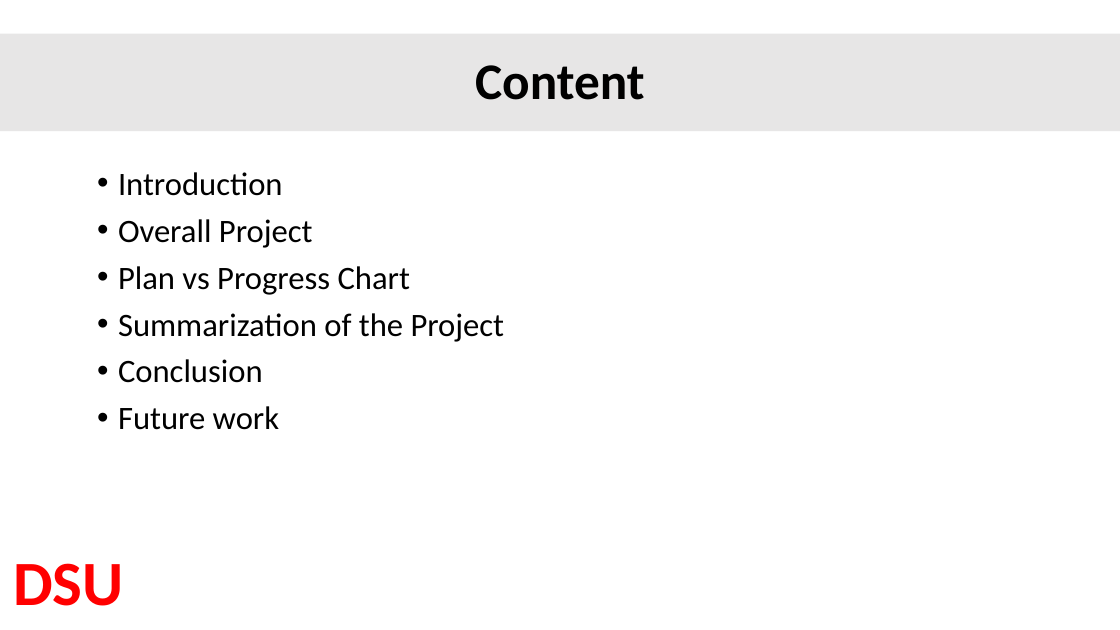
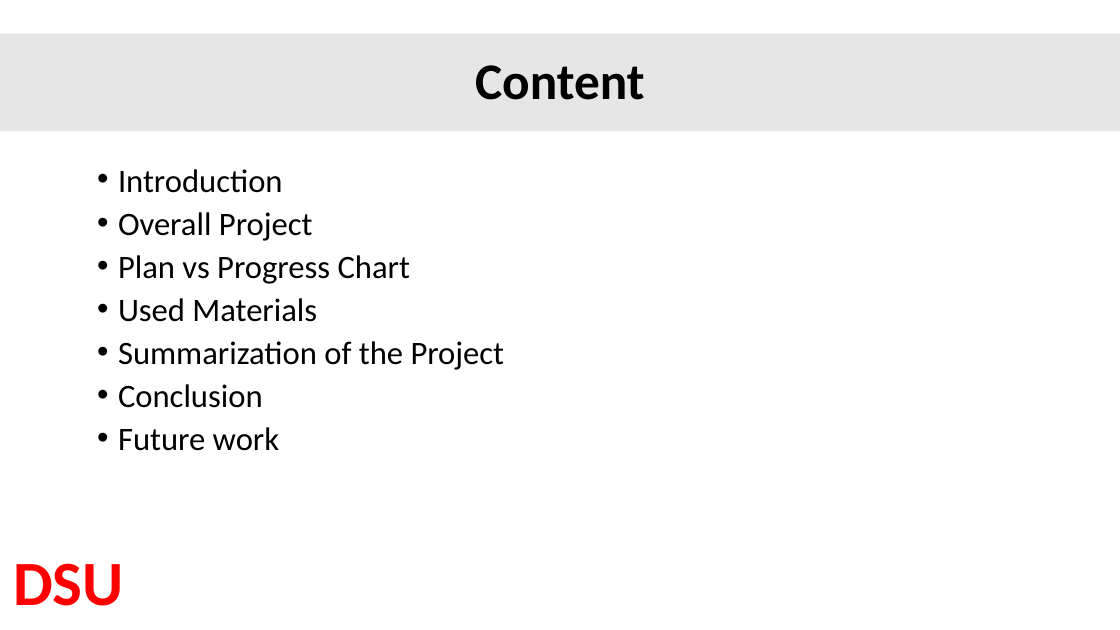
Before and after one commit to Sardor6628/Penta, a slide deck: slide 2 of presenatation/Capstone Design Final Presentation 2018.pptx. Drawn at 1120x630 pixels with LibreOffice and Linux fonts; fonts in the diff are those of the drawing. Boxes give left, top, right and bottom in pixels: in the first picture for what was removed or moved away, otherwise in the second. Text is boxed around its words. In the diff, an @@ line names an element or a change of style, - is before the commit and + after.

```diff
--- a/presenatation/Capstone Design Final Presentation 2018.pptx
+++ b/presenatation/Capstone Design Final Presentation 2018.pptx
@@ text at <box>118,169,505,451</box>: line spacing 0.9 to 0.8 @@
@@ text at <box>118,298,317,322</box>: paragraph added @@
+• Used Materials
```
Also in this commit, not shown: 2 slides added, 1 other file.
